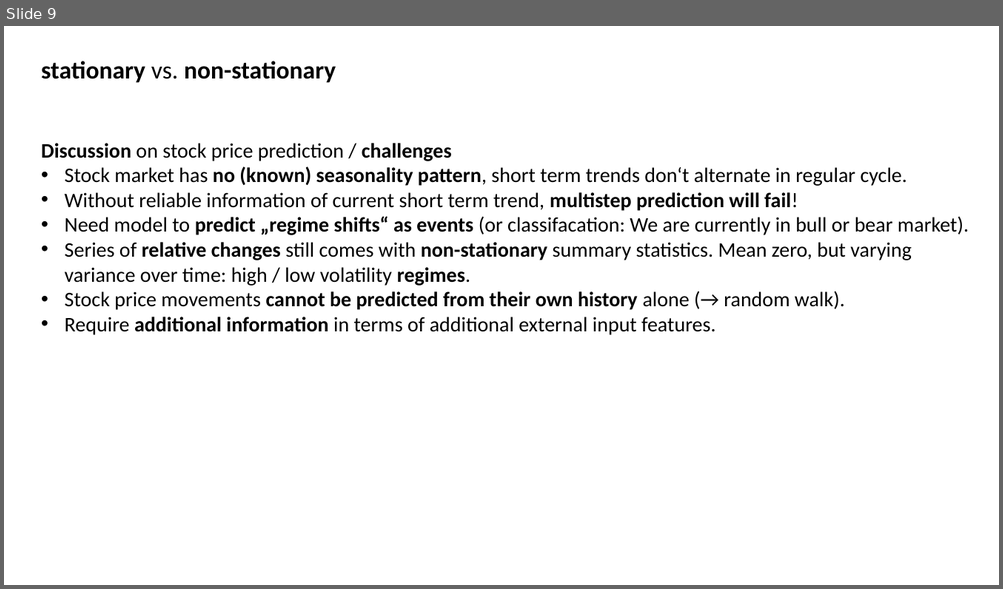
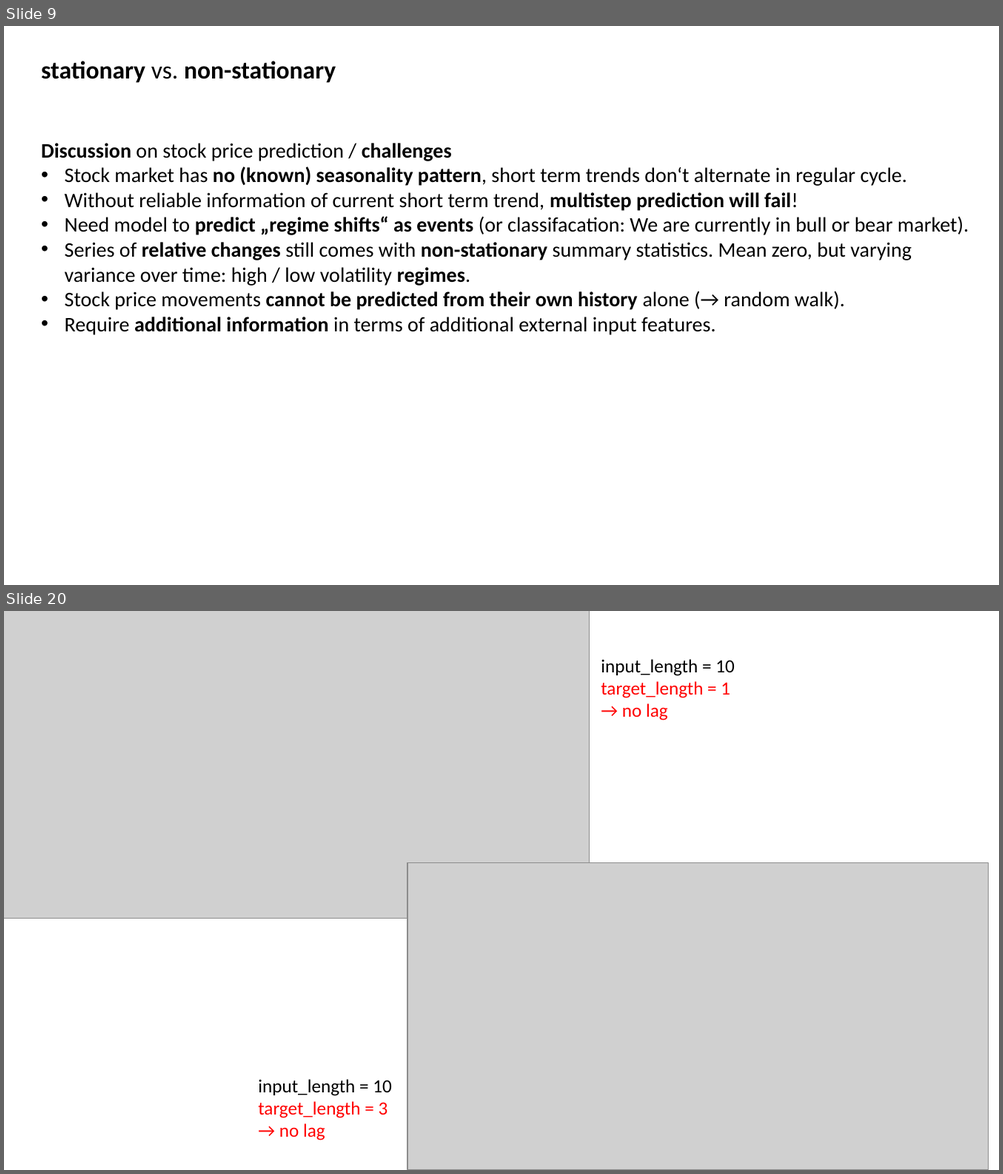
Before and after one commit to MarcoLandtHayen/EchoStateNetworks, a slide deck: ESN_wrapUP_decomposition_and_DeepESNs.pptx. Shown one above the other, each under a label of ours: slide 9 before the commit, slides 9 and 20 after it; the slides between them are not shown. The pictures are 1003x589 and 1003x1174 pixels, drawn with LibreOffice and Linux fonts; fonts in the diff are those of the drawing; grey boxes stand for pictures. Boxes give left, top, right and bottom in pixels: in the first picture for what was removed or moved away, otherwise in the second. Text is boxed around its words. In the diff, an @@ line names an element or a change of style, - is before the commit and + after.

```diff
--- a/ESN_wrapUP_decomposition_and_DeepESNs.pptx
+++ b/ESN_wrapUP_decomposition_and_DeepESNs.pptx
@@ slide 20 added at (4,611,999,1170), background #FFFFFF @@
@@ picture added at (4,611,589,918) @@
@@ text added at (600,659,734,721), 18 pt, text #FF0000 @@
+input_length = 10
+target_length = 1
+→ no lag
@@ picture added at (407,863,988,1170) @@
@@ text added at (258,1079,392,1141), 18 pt, text #FF0000 @@
+input_length = 10
+target_length = 3
+→ no lag
```
Also in this commit, not shown: 12 other slides added, 2 other files.
